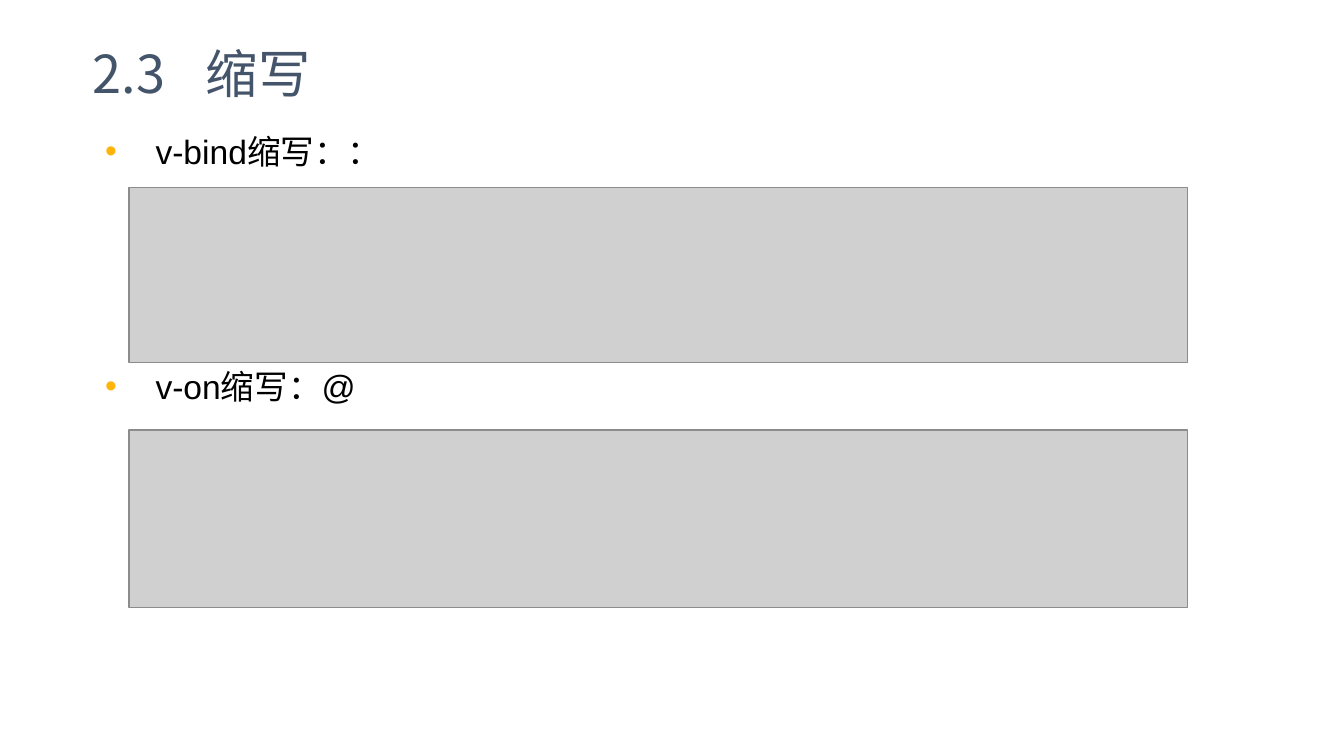
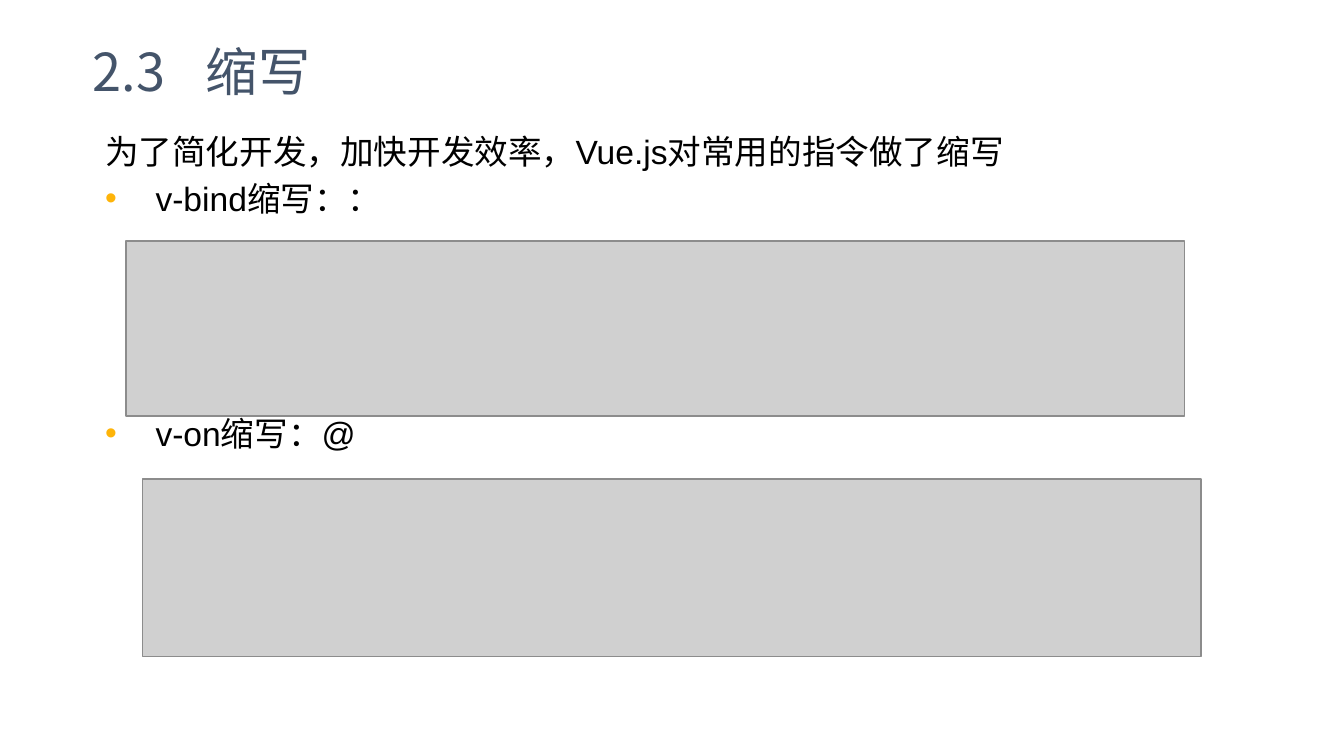
Before and after one commit to yxl2628/vuejs, a slide deck: slide 20 of 02 Vue基础.pptx. Drawn at 1344x756 pixels with LibreOffice and Linux fonts; fonts in the diff are those of the drawing; grey boxes stand for pictures. Boxes give left, top, right and bottom in pixels: in the first picture for what was removed or moved away, otherwise in the second. Text is boxed around its words. In the diff, an @@ line names an element or a change of style, - is before the commit and + after.

```diff
--- a/02 Vue基础.pptx
+++ b/02 Vue基础.pptx
@@ text at <box>105,135,1004,171</box>: paragraph added @@
+为了简化开发，加快开发效率，Vue.js对常用的指令做了缩写
@@ picture: place and size @@
-picture at <box>129,187,1187,362</box>
+picture at <box>126,241,1184,415</box>
@@ picture: place and size @@
-picture at <box>129,430,1187,607</box>
+picture at <box>142,480,1200,657</box>
```
Also in this commit, not shown: 40 other slides changed, 1 other file.
